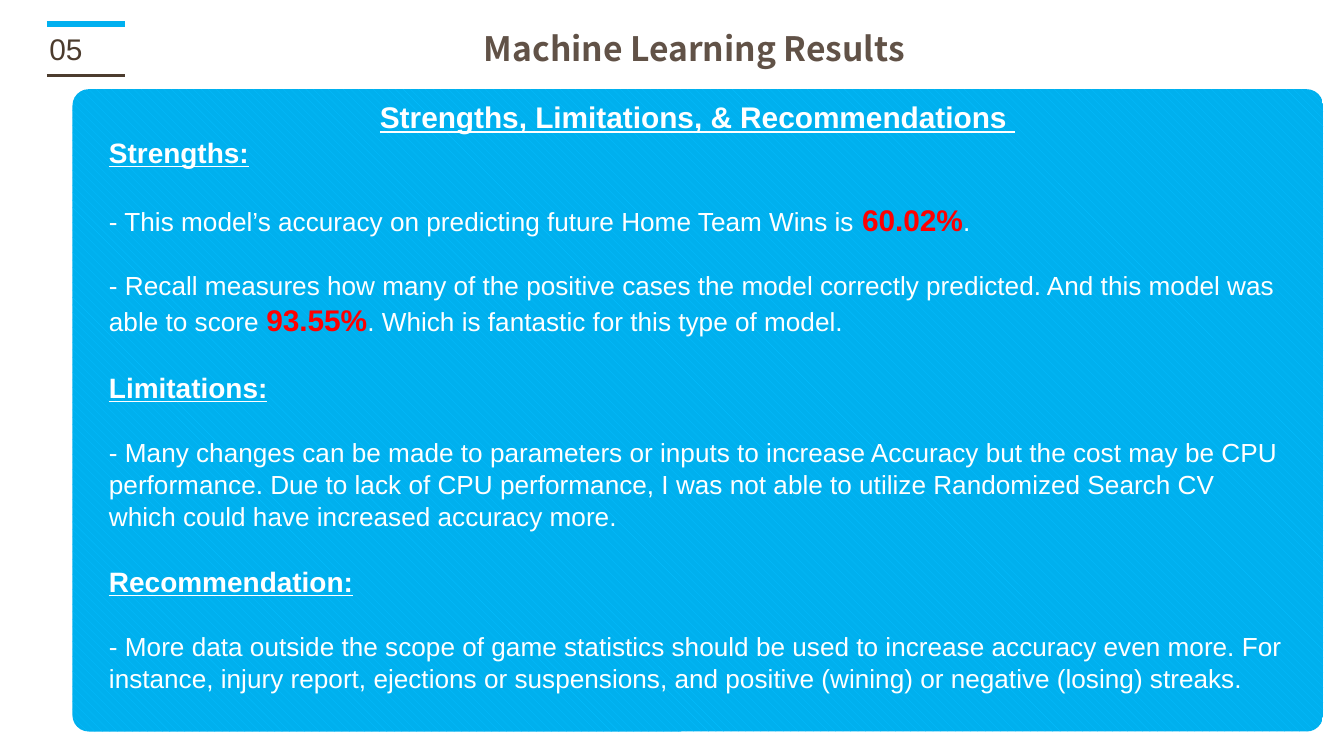
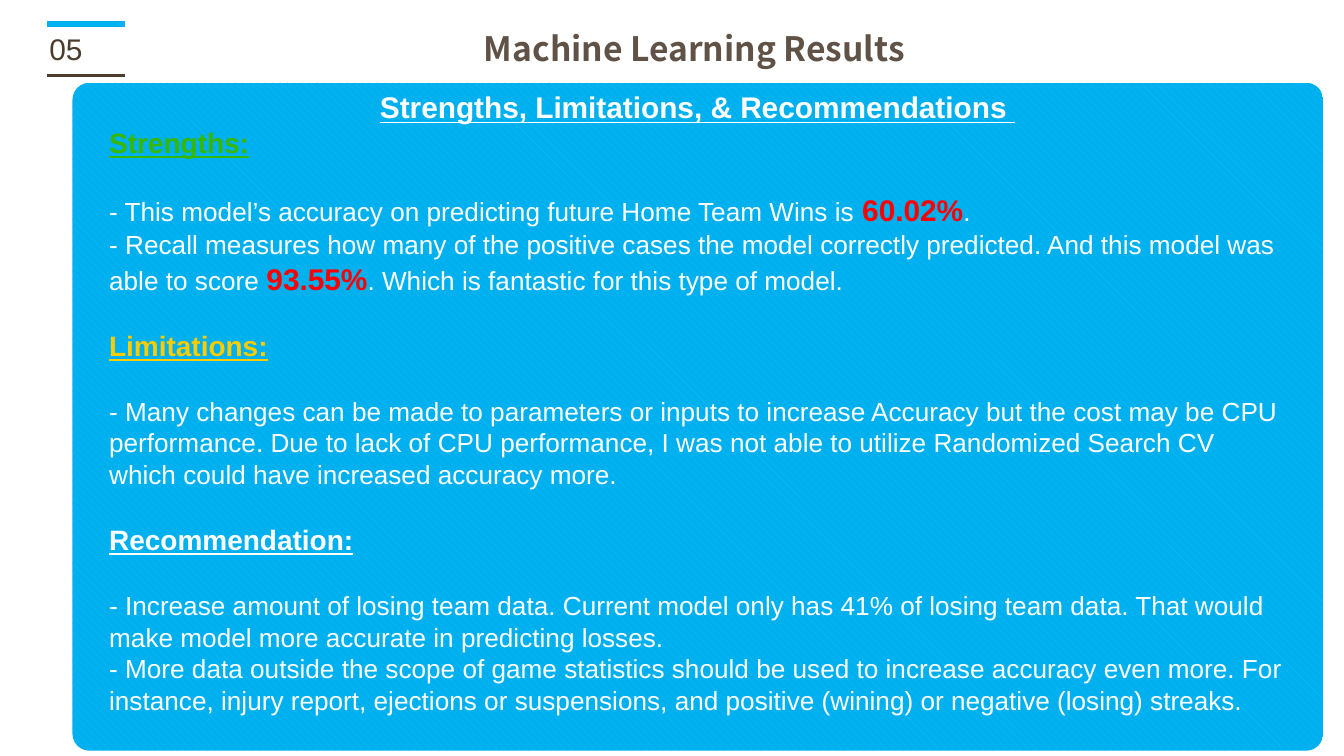
Before and after one commit to Jonny-T87/NBA-Trends, a slide deck: slide 17 of Analysis & Predictive Modeling of NBA Finals.pptx. Drawn at 1344x756 pixels with LibreOffice and Linux fonts; fonts in the diff are those of the drawing; background and template pictures are left out. Boxes give left, top, right and bottom in pixels: in the first picture for what was removed or moved away, otherwise in the second. Text is boxed around its words. In the diff, an @@ line names an element or a change of style, - is before the commit and + after.

```diff
--- a/Analysis & Predictive Modeling of NBA Finals.pptx
+++ b/Analysis & Predictive Modeling of NBA Finals.pptx
@@ rounded rectangle "Strengths, Limitations, & Recommendations": place and size @@
-rounded rectangle "Strengths, Limitations, & Recommendations" at <box>73,89,1322,731</box>
+rounded rectangle "Strengths, Limitations, & Recommendations" at <box>73,83,1324,751</box>
@@ text in rounded rectangle at <box>109,132,267,361</box>: text colour #FFFFFF to #36B700 in "Strengths:"; text colour #FFFFFF to #FCCC00 in "Limitations:" @@
@@ text in rounded rectangle at <box>109,596,1263,652</box>: paragraph added @@
+- Increase amount of losing team data. Current model only has 41% of losing team data. That would make model more accurate in predicting losses.
```
Also in this commit, not shown: 6 other slides changed.
